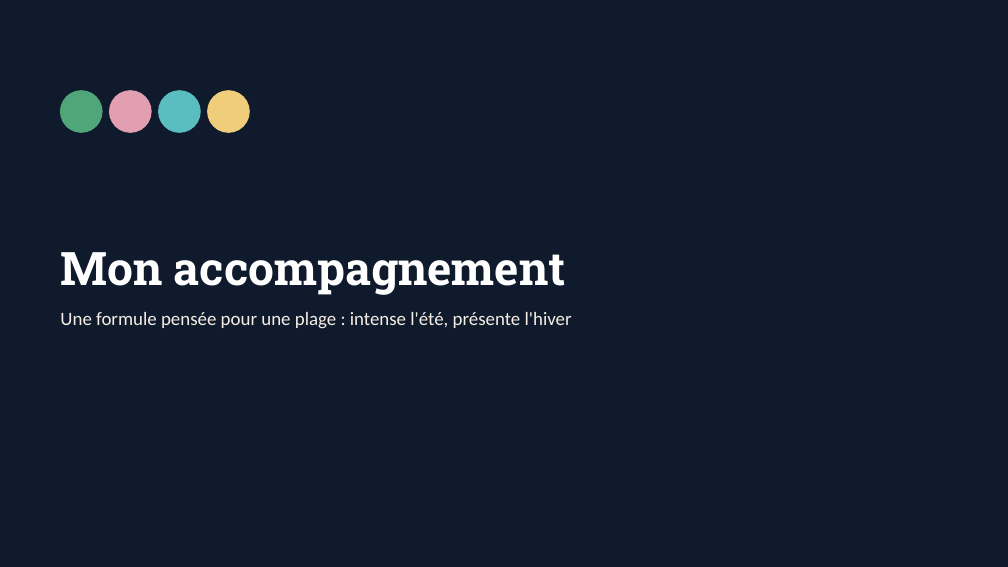
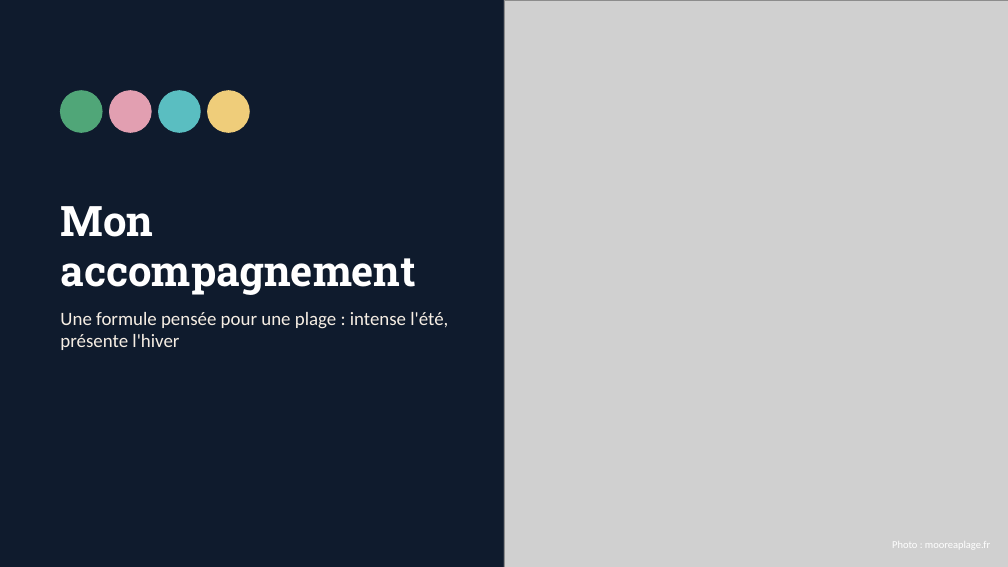
Before and after one commit to margaritakrikorian-ai/Assistant-CM, a slide deck: slide 16 of prospection/moorea-plage/Moorea-Plage-proposition.pptx. Drawn at 1008x567 pixels with LibreOffice and Linux fonts; fonts in the diff are those of the drawing; grey boxes stand for pictures. Boxes give left, top, right and bottom in pixels: in the first picture for what was removed or moved away, otherwise in the second. Text is boxed around its words. In the diff, an @@ line names an element or a change of style, - is before the commit and + after.

```diff
--- a/prospection/moorea-plage/Moorea-Plage-proposition.pptx
+++ b/prospection/moorea-plage/Moorea-Plage-proposition.pptx
@@ picture added at (504, 0, 1008, 567) @@
@@ title "Mon accompagnement" at (60, 206, 416, 295): size 44 to 40 pt @@
@@ text "Une formule pensée pour une ..." rewrapped from (60, 312, 572, 329) to (60, 312, 448, 350) @@
@@ text added at (892, 543, 990, 548), 10 pt, text #FFFFFF @@
+Photo : mooreaplage.fr
```
Also in this commit, not shown: 9 other slides changed, 18 other files.
